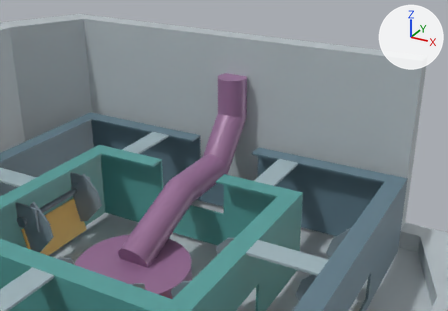
Before and after pictures for a commit that changed the glTF model dist/assets/p4/nested_pan_detail.glb.
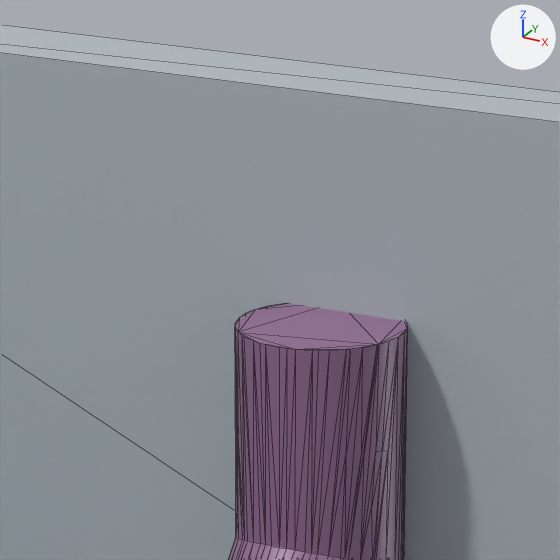
Each version is shown from a 50 mm camera at (0.1723, -0.1038, 0.2034) aimed at (0.0051, 0.2002, 0.0514), then close up on the part from 40% to 61% of the width and 7% to 38% of the height. The lights are fixed; the arrows at upper right show +X, +Y and +Z. The last two pictures show the newer version. The close-ups show mesh edges as thin lines. Where no turn or scale is listed for an object, it has been applied to the vertices. Vertices at exactly the same position are counted once.

Names of what the first close-up shows: 'REFERENCE_deep_sump_cutaway_ASSUMED_INTERIOR_0', 'REFERENCE_tube_route_UNKNOWN'.
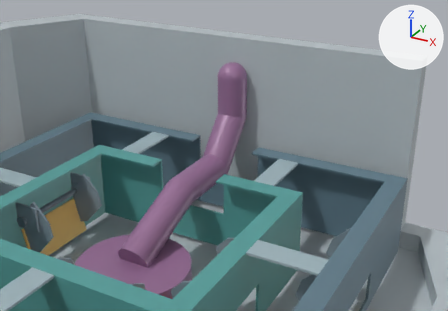
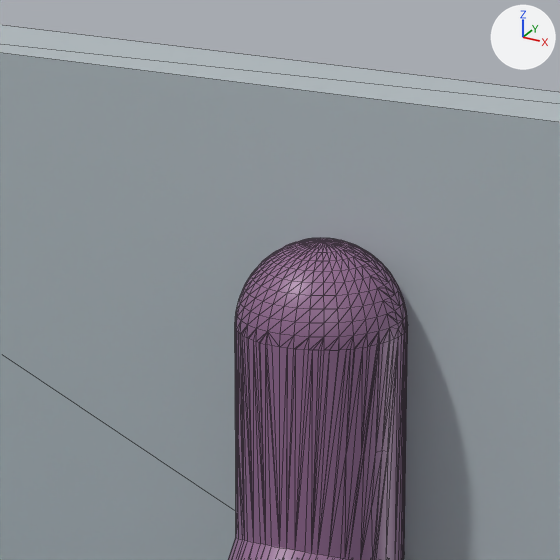
Pixel boxes (x1, y1, x2, y2) of what changed, in the close-ups (560 x 560 px):
'REFERENCE_tube_route_UNKNOWN', reshaped: before (228, 303, 408, 560); after (228, 238, 408, 560)
part 1 of me_mesh_2, added (purple): after (235, 238, 408, 555)

The change in detail:
me_mesh_2 is used by ob_reference_tube_route_unknown; location (0.0, 0.0, 0.0).
me_mesh_2 had 1148 vertices, 2292 faces and spanned x -0.009..0.009, y 0.1086..0.229, z 0.0167..0.095.
me_mesh_2 now has 1552 vertices, 3100 faces and spans x -0.009..0.009, y 0.1086..0.229, z 0.0167..0.104.
me_mesh_2 part 1: 404 vertices added at x -0.009..0.009, y 0.211..0.229, z 0.0892..0.104.
